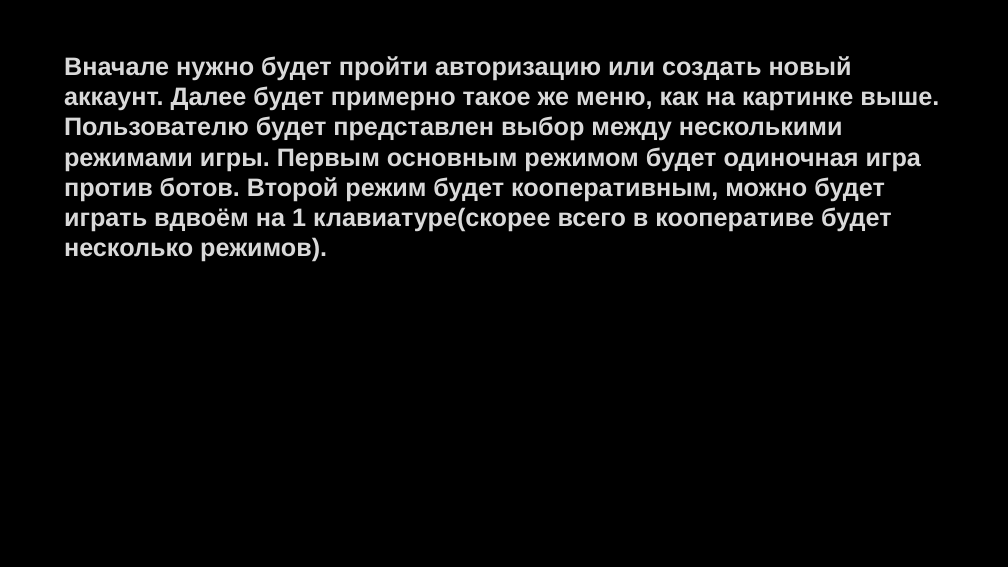
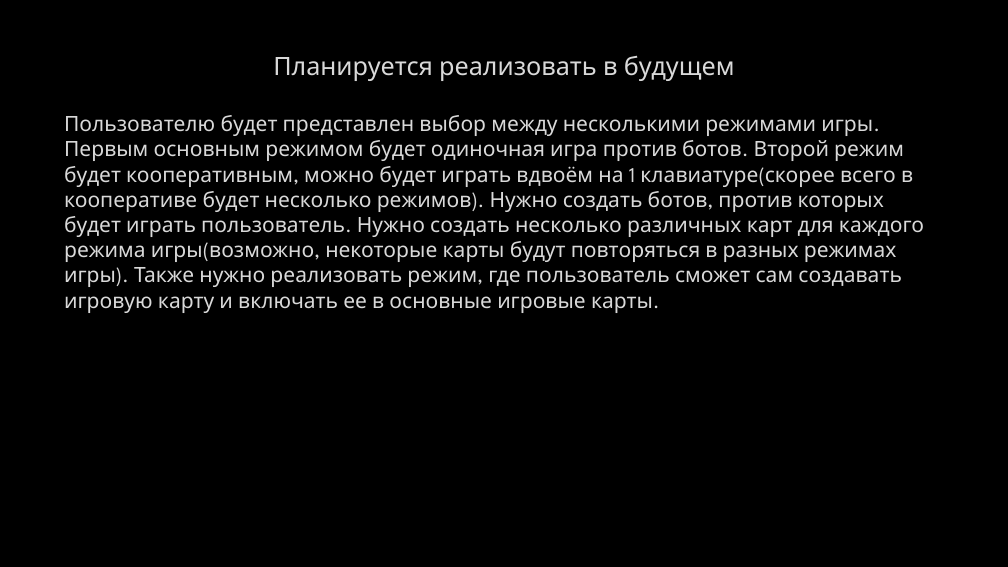
Before and after one commit to Egor-Bessolitsyn/Pygameproject, a slide deck: slide 4 of Игра Танчики.pptx (slide 3 before the commit). Drawn at 1008x567 pixels with LibreOffice and Linux fonts; fonts in the diff are those of the drawing; background and template pictures are left out. Boxes give left, top, right and bottom in pixels: in the first picture for what was removed or moved away, otherwise in the second. Text is boxed around its words. In the diff, an @@ line names an element or a change of style, - is before the commit and + after.

```diff
--- a/Игра Танчики.pptx
+++ b/Игра Танчики.pptx
@@ text at box(64, 55, 924, 313): text changed; size 24 to 20 pt; font Arial to League Spartan; bold off @@
-Вначале нужно будет пройти авторизацию или создать новый аккаунт. Далее будет примерно такое же меню, как на картинке выше. Пользователю будет представлен выбор между несколькими режимами игры. Первым основным режимом будет одиночная игра против ботов. Второй режим будет кооперативным, можно будет играть вдвоём на 1 клавиатуре(скорее всего в кооперативе будет несколько режимов).
+Планируется реализовать в будущем
+Пользователю будет представлен выбор между несколькими режимами игры. Первым основным режимом будет одиночная игра против ботов. Второй режим будет кооперативным, можно будет играть вдвоём на 1 клавиатуре(скорее всего в кооперативе будет несколько режимов). Нужно создать ботов, против которых будет играть пользователь. Нужно создать несколько различных карт для каждого режима игры(возможно, некоторые карты будут повторяться в разных режимах игры). Также нужно реализовать режим, где пользователь сможет сам создавать игровую карту и включать ее в основные игровые карты.
```
Also in this commit, not shown: 2 other slides changed, 3 slides added, 2 slides removed.
